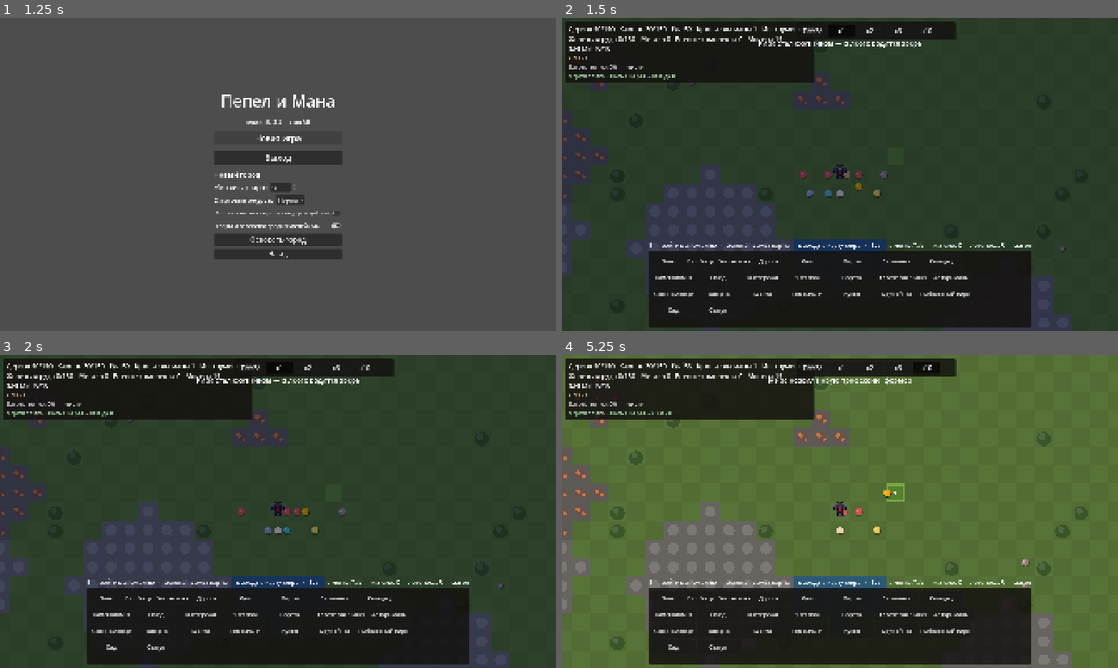
Above: before the commit, frames 1-4 (two rows, left to right).
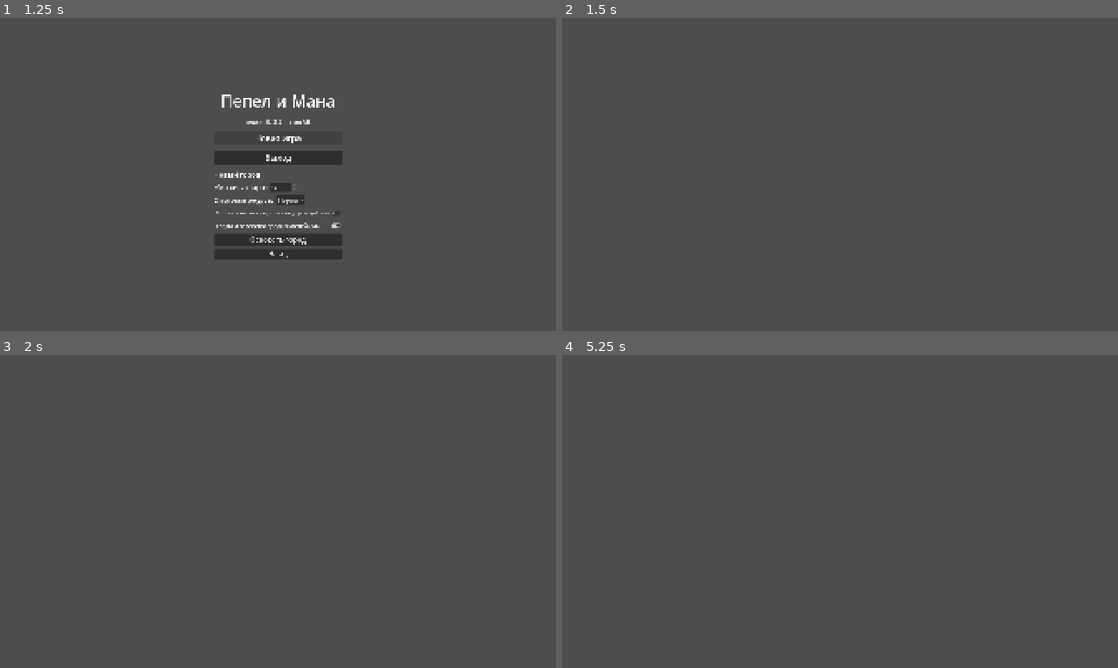
Above: after the commit, the same moments.

Repository: SDVGames-Studio/pepel-i-mana
Game: Godot game, scene res://scenes/main_menu.tscn
The game is run twice, just before and just after one commit, with the same random seed, the same clock (stepped at 60 frames per second) and the same inputs.
Inputs (mouse positions are in pixels of both pictures, inside the frame that each line leads up to):
- Up to frame 1 (1.25 s): click "Новая игра" at 0.5 s
- Up to frame 2 (1.5 s): click "Основать город" at 1.25 s
- Up to frame 3 (2 s): no input
- Up to frame 4 (5.25 s): click (812, 367) at 2 s, where only the run before the commit has a clickable "ПАУЗА"; click (840, 367) at 2.75 s, where only the run before the commit has a clickable "x1"; click (867, 367) at 3.5 s, where only the run before the commit has a clickable "x2"; click (895, 367) at 4.25 s, where only the run before the commit has a clickable "x3"; click (928, 367) at 5 s, where only the run before the commit has a clickable "x10"

Frame 1 is identical in both runs. In frame 2, 98% of the frame differs, in the area x 0-100%, y 0-100%; in frame 3, 93%; in frame 4, 98%.
Error after the commit: Parse Error: Cannot infer the type of "cx" variable because the value doesn't have a set type. (res://scripts/city_terrain.gd:28)

Commit message:
M9: город в спрайтах — 20 зданий (Blender-генератор 32x32), жители-профессии с бобингом и флипом, животные, рейдеры, кучи ресурсов, деревья/скалы/руда; статический слой ландшафта (city_terrain) — террейн рисуется один раз, не каждый кадр

Diff:
--- a/data/city.json
+++ b/data/city.json
@@ -138,44 +138,44 @@
 		}
 	},
 	"professions": [
-		{"id": "builder", "loc": "prof.builder", "color": "#d9a066"},
-		{"id": "farmer", "loc": "prof.farmer", "color": "#8bc34a"},
-		{"id": "lumberjack", "loc": "prof.lumberjack", "color": "#a1887f"},
-		{"id": "crafter", "loc": "prof.crafter", "color": "#90a4ae"},
-		{"id": "guard", "loc": "prof.guard", "color": "#ef5350"},
-		{"id": "acolyte", "loc": "prof.acolyte", "color": "#ba68c8"},
-		{"id": "healer", "loc": "prof.healer", "color": "#4db6ac"},
-		{"id": "elder", "loc": "prof.elder", "color": "#ffd54f"},
-		{"id": "bartender", "loc": "prof.bartender", "color": "#ffb300"},
-		{"id": "miner", "loc": "prof.miner", "color": "#b0bec5"},
-		{"id": "smelter", "loc": "prof.smelter", "color": "#ff8a65"},
-		{"id": "smith", "loc": "prof.smith", "color": "#f48fb1"},
-		{"id": "armorer", "loc": "prof.armorer", "color": "#ce93d8"},
-		{"id": "hunter", "loc": "prof.hunter", "color": "#a1887f"},
-		{"id": "porter", "loc": "prof.porter", "color": "#ffe0b2"},
-		{"id": "fisher", "loc": "prof.fisher", "color": "#4dd0e1"}
+		{"id": "builder", "sprite": "k:88", "loc": "prof.builder", "color": "#d9a066"},
+		{"id": "farmer", "sprite": "k:85", "loc": "prof.farmer", "color": "#8bc34a"},
+		{"id": "lumberjack", "sprite": "k:87", "loc": "prof.lumberjack", "color": "#a1887f"},
+		{"id": "crafter", "sprite": "k:86", "loc": "prof.crafter", "color": "#90a4ae"},
+		{"id": "guard", "sprite": "k:96", "loc": "prof.guard", "color": "#ef5350"},
+		{"id": "acolyte", "sprite": "k:84", "loc": "prof.acolyte", "color": "#ba68c8"},
+		{"id": "healer", "sprite": "k:100", "loc": "prof.healer", "color": "#4db6ac"},
+		{"id": "elder", "sprite": "k:99", "loc": "prof.elder", "color": "#ffd54f"},
+		{"id": "bartender", "sprite": "k:112", "loc": "prof.bartender", "color": "#ffb300"},
+		{"id": "miner", "sprite": "k:97", "loc": "prof.miner", "color": "#b0bec5"},
+		{"id": "smelter", "sprite": "b:smelter", "sprite": "k:86", "loc": "prof.smelter", "color": "#ff8a65"},
+		{"id": "smith", "sprite": "k:98", "loc": "prof.smith", "color": "#f48fb1"},
+		{"id": "armorer", "sprite": "k:96", "loc": "prof.armorer", "color": "#ce93d8"},
+		{"id": "hunter", "sprite": "k:112", "loc": "prof.hunter", "color": "#a1887f"},
+		{"id": "porter", "sprite": "k:98", "loc": "prof.porter", "color": "#ffe0b2"},
+		{"id": "fisher", "sprite": "k:85", "loc": "prof.fisher", "color": "#4dd0e1"}
 	],
 	"buildings": [
-		{"id": "house", "loc": "bld.house", "desc": "bld.desc.house", "color": "#c78d5b", "cost": {"wood": 15}, "build_work": 20, "effect": "pop", "district": "living"},
-		{"id": "farm", "loc": "bld.farm", "desc": "bld.desc.farm", "color": "#7cb342", "cost": {"wood": 10}, "build_work": 20, "worker": "farmer", "produce": {"res": "food", "per_day": 16}, "district": "work"},
-		{"id": "sawmill", "loc": "bld.sawmill", "desc": "bld.desc.sawmill", "color": "#8d6e63", "cost": {"wood": 5, "stone": 5}, "place": "forest", "build_work": 25, "worker": "lumberjack", "produce": {"res": "wood", "per_day": 6}, "district": "work"},
-		{"id": "well", "loc": "bld.well", "desc": "bld.desc.well", "color": "#4fc3f7", "cost": {"stone": 10}, "build_work": 15, "effect": "sleep", "district": "living"},
-		{"id": "quarry", "loc": "bld.quarry", "desc": "bld.desc.quarry", "color": "#757575", "cost": {"wood": 10}, "place": "rock", "build_work": 25, "worker": "miner", "produce": {"res": "stone", "per_day": 6}, "district": "work"},
-		{"id": "warehouse", "loc": "bld.warehouse", "desc": "bld.desc.warehouse", "color": "#ffb74d", "cost": {"wood": 15, "stone": 5}, "build_work": 25, "effect": "storage", "district": "work"},
-		{"id": "workshop", "loc": "bld.workshop", "desc": "bld.desc.workshop", "color": "#78909c", "cost": {"wood": 10, "stone": 10}, "build_work": 30, "worker": "crafter", "produce": {"res": "tools", "per_day": 3, "inputs": {"wood": 2, "stone": 2}}, "district": "work"},
-		{"id": "wall", "loc": "bld.wall", "desc": "bld.desc.wall", "color": "#9e9e9e", "cost": {"wood": 3}, "build_work": 5, "effect": "wall", "district": "work"},
-		{"id": "gate", "loc": "bld.gate", "desc": "bld.desc.gate", "color": "#c9a227", "cost": {"wood": 8, "stone": 2}, "build_work": 15, "effect": "gate", "district": "work"},
-		{"id": "tower", "loc": "bld.tower", "desc": "bld.desc.tower", "color": "#e57373", "cost": {"wood": 10, "stone": 15}, "build_work": 30, "worker": "guard", "effect": "guard", "district": "work"},
-		{"id": "altar", "loc": "bld.altar", "desc": "bld.desc.altar", "color": "#ce93d8", "cost": {"stone": 10, "crystal": 2}, "build_work": 30, "worker": "acolyte", "effect": "altar", "district": "work"},
-		{"id": "healer_hut", "loc": "bld.healer_hut", "desc": "bld.desc.healer_hut", "color": "#80cbc4", "cost": {"wood": 10}, "build_work": 20, "worker": "healer", "effect": "heal", "district": "work"},
-		{"id": "tavern", "loc": "bld.tavern", "desc": "bld.desc.tavern", "color": "#d4a017", "cost": {"wood": 20, "stone": 10}, "build_work": 30, "worker": "bartender", "effect": "tavern", "district": "work"},
-		{"id": "mine", "loc": "bld.mine", "desc": "bld.desc.mine", "color": "#8d6e63", "cost": {"wood": 12}, "build_work": 30, "worker": "miner", "produce": {"res": "iron", "per_day": 4, "res2": "stone", "per_day2": 4}, "place": "ore", "district": "work"},
-		{"id": "smelter", "loc": "bld.smelter", "desc": "bld.desc.smelter", "color": "#ff7043", "cost": {"stone": 15, "wood": 5}, "build_work": 35, "worker": "smelter", "produce": {"res": "metal", "per_day": 3, "inputs": {"iron": 2}}, "district": "work"},
-		{"id": "forge", "loc": "bld.forge", "desc": "bld.desc.forge", "color": "#e57373", "cost": {"stone": 15, "wood": 10}, "build_work": 35, "worker": "smith", "produce": {"res": "tools", "per_day": 4, "inputs": {"metal": 1}}, "district": "work"},
-		{"id": "armory", "loc": "bld.armory", "desc": "bld.desc.ar …(222 unchanged characters)…
-		{"id": "pier", "loc": "bld.pier", "desc": "bld.desc.pier", "color": "#4dd0e1", "cost": {"wood": 12}, "build_work": 25, "worker": "fisher", "produce": {"res": "food", "per_day": 10}, "place": "water", "district": "work"},
-		{"id": "garden", "loc": "bld.garden", "desc": "bld.desc.garden", "color": "#66bb6a", "cost": {"wood": 8}, "build_work": 15, "effect": "decor", "mood": 5, "district": "living"},
-		{"id": "statue", "loc": "bld.statue", "desc": "bld.desc.statue", "color": "#b0b0b0", "cost": {"stone": 12}, "build_work": 20, "effect": "decor", "mood": 8, "district": "living"}
+		{"id": "house", "sprite": "b:house", "loc": "bld.house", "desc": "bld.desc.house", "color": "#c78d5b", "cost": {"wood": 15}, "build_work": 20, "effect": "pop", "district": "living"},
+		{"id": "farm", "sprite": "b:farm", "loc": "bld.farm", "desc": "bld.desc.farm", "color": "#7cb342", "cost": {"wood": 10}, "build_work": 20, "worker": "farmer", "produce": {"res": "food", "per_day": 16}, "district": "work"},
+		{"id": "sawmill", "sprite": "b:sawmill", "loc": "bld.sawmill", "desc": "bld.desc.sawmill", "color": "#8d6e63", "cost": {"wood": 5, "stone": 5}, "place": "forest", "build_work": 25, "worker": "lumberjack", "produce": {"res": "wood", "per_day": 6}, "district": "work"},
+		{"id": "well", "sprite": "b:well", "loc": "bld.well", "desc": "bld.desc.well", "color": "#4fc3f7", "cost": {"stone": 10}, "build_work": 15, "effect": "sleep", "district": "living"},
+		{"id": "quarry", "sprite": "b:quarry", "loc": "bld.quarry", "desc": "bld.desc.quarry", "color": "#757575", "cost": {"wood": 10}, "place": "rock", "build_work": 25, "worker": "miner", "produce": {"res": "stone", "per_day": 6}, "district": "work"},
+		{"id": "warehouse", "sprite": "b:warehouse", "loc": "bld.warehouse", "desc": "bld.desc.warehouse", "color": "#ffb74d", "cost": {"wood": 15, "stone": 5}, "build_work": 25, "effect": "storage", "district": "work"},
+		{"id": "workshop", "sprite": "b:workshop", "loc": "bld.workshop", "desc": "bld.desc.workshop", "color": "#78909c", "cost": {"wood": 10, "stone": 10}, "build_work": 30, "worker": "crafter", "produce": {"res": "tools", "per_day": 3, "inputs": {"wood": 2, "stone": 2}}, "district": "work"},
+		{"id": "wall", "sprite": "b:wall", "loc": "bld.wall", "desc": "bld.desc.wall", "color": "#9e9e9e", "cost": {"wood": 3}, "build_work": 5, "effect": "wall", "district": "work"},
+		{"id": "gate", "sprite": "b:gate", "loc": "bld.gate", "desc": "bld.desc.gate", "color": "#c9a227", "cost": {"wood": 8, "stone": 2}, "build_work": 15, "effect": "gate", "district": "work"},
+		{"id": "tower", "sprite": "b:tower", "loc": "bld.tower", "desc": "bld.desc.tower", "color": "#e57373", "cost": {"wood": 10, "stone": 15}, "build_work": 30, "worker": "guard", "effect": "guard", "district": "work"},
+		{"id": "altar", "sprite": "b:altar", "loc": "bld.altar", "desc": "bld.desc.altar", "color": "#ce93d8", "cost": {"stone": 10, "crystal": 2}, "build_work": 30, "worker": "acolyte", "effect": "altar", "district": "work"},
+		{"id": "healer_hut", "sprite": "b:healer_hut", "loc": "bld.healer_hut", "desc": "bld.desc.healer_hut", "color": "#80cbc4", "cost": {"wood": 10}, "build_work": 20, "worker": "healer", "effect": "heal", "district": "work"},
+		{"id": "tavern", "sprite": "b:tavern", "loc": "bld.tavern", "desc": "bld.desc.tavern", "color": "#d4a017", "cost": {"wood": 20, "stone": 10}, "build_work": 30, "worker": "bartender", "effect": "tavern", "district": "work"},
+		{"id": "mine", "sprite": "b:mine", "loc": "bld.mine", "desc": "bld.desc.mine", "color": "#8d6e63", "cost": {"wood": 12}, "build_work": 30, "worker": "miner", "produce": {"res": "iron", "per_day": 4, "res2": "stone", "per_day2": 4}, "place": "ore", "district": "work"},
+		{"id": "smelter", "sprite": "b:smelter", "sprite": "k:86", "loc": "bld.smelter", "desc": "bld.desc.smelter", "color": "#ff7043", "cost": {"stone": 15, "wood": 5}, "build_work": 35, "worker": "smelter", "produce": {"res": "metal", "per_day": 3, "inputs": {"iron": 2}}, "district": "work"},
+		{"id": "forge", "sprite": "b:forge", "loc": "bld.forge", "desc": "bld.desc.forge", "color": "#e57373", "cost": {"stone": 15, "wood": 10}, "build_work": 35, "worker": "smith", "produce": {"res": "tools", "per_day": 4, "inputs": {"metal": 1}}, "district": "work"},
+		{"id": "armory", "sprite": "b:armory", "loc": "bld.armory", "desc": "bld.desc.ar …(222 unchanged characters)…
+		{"id": "pier", "sprite": "b:pier", "loc": "bld.pier", "desc": "bld.desc.pier", "color": "#4dd0e1", "cost": {"wood": 12}, "build_work": 25, "worker": "fisher", "produce": {"res": "food", "per_day": 10}, "place": "water", "district": "work"},
+		{"id": "garden", "sprite": "b:garden", "loc": "bld.garden", "desc": "bld.desc.garden", "color": "#66bb6a", "cost": {"wood": 8}, "build_work": 15, "effect": "decor", "mood": 5, "district": "living"},
+		{"id": "statue", "sprite": "b:statue", "loc": "bld.statue", "desc": "bld.desc.statue", "color": "#b0b0b0", "cost": {"stone": 12}, "build_work": 20, "effect": "decor", "mood": 8, "district": "living"}
 	],
 	"loot_to_pool": {
 		"stone_chip": "stone",
--- a/scripts/city.gd
+++ b/scripts/city.gd
@@ -41,6 +41,10 @@
 	map = sim.map
 	cfg = _read_json(CITY_CFG_PATH)
 	view = load(VIEW_SCRIPT).new()
+	# статический ландшафт — отдельным слоем под динамикой (M9, 60 FPS)
+	var terrain: Node2D = load("res://scripts/city_terrain.gd").new()
+	terrain.setup(map, cfg)
+	add_child(terrain)
 	view.setup(map, sim, cfg)
 	view.city = self
 	view.enchant_colors = _enchant_colors()
--- a/scripts/city_sim.gd
+++ b/scripts/city_sim.gd
@@ -1486,10 +1486,13 @@
 		else:
 			pos += to_next / dist * step
 			step = 0.0
+		if absf(to_next.x) > 2.0:
+			r["dir"] = "left" if to_next.x < 0.0 else "right"
 	r["pos"] = pos
 	r["path"] = path
 	# протоптанная тропа (M6): сколько прошёл — столько износа оставил
 	var moved := step_total - step
+	r["moving"] = moved > 0.05
 	if moved > 0.0:
 		map.add_wear(map.tile_of_px(pos), moved / float(map.ts) * float(cfg.get("roads", {}).get("wear_per_tile", 1.0)))
 
--- /dev/null
+++ b/scripts/city_terrain.gd
@@ -0,0 +1,43 @@
+extends Node2D
+const Assets := preload("res://scripts/assets.gd")
+## Статический слой города (M9): ландшафт (трава/вода/скалы/руда/лес) не меняется
+## в течение игры — рисуется один раз вместо перерисовки ~2800 тайлов каждый кадр.
+
+var map = null
+var colors: Dictionary = {}
+
+
+func setup(city_map, city_cfg: Dictionary) -> void:
+	map = city_map
+	var c: Dictionary = city_cfg["colors"]
+	for key in c:
+		colors[key] = Color(String(c[key]))
+	queue_redraw()
+
+
+func _draw() -> void:
+	if map == null:
+		return
+	var grass: Color = colors["grass"]
+	var grass_alt: Color = colors["grass_alt"]
+	for y in map.h:
+		for x in map.w:
+			var tile: int = map.grid[y][x]
+			var rect := Rect2(x * map.ts, y * map.ts, map.ts, map.ts)
+			var base := grass if (x + y) % 2 == 0 else grass_alt
+			var cx := x * map.ts + map.ts / 2.0
+			var cy := y * map.ts + map.ts / 2.0
+			match tile:
+				map.TILE_GRASS:
+					draw_rect(rect, base)
+				map.TILE_WATER:
+					draw_rect(rect, colors["water"])
+				map.TILE_ROCK:
+					draw_rect(rect, base)
+					Assets.draw_ref(self, "img:rock", Vector2(cx, cy + 2), float(map.ts))
+				map.TILE_ORE:
+					draw_rect(rect, base)
+					Assets.draw_ref(self, "img:ore", Vector2(cx, cy + 2), float(map.ts))
+				map.TILE_TREE:
+					draw_rect(rect, base)
+					Assets.draw_ref(self, "img:tree", Vector2(cx, cy + 2), float(map.ts) * 1.25)
--- a/scripts/city_view.gd
+++ b/scripts/city_view.gd
@@ -1,4 +1,5 @@
 extends Node2D
+const Assets := preload("res://scripts/assets.gd")
 ## Отрисовка города (M2): тайлы ландшафта, аномалия, здания/стройплощадки,
 ## жители, призрак стройки. Цветные примитивы — пиксель-арт в M8.
 ## M6: дороги, зоны с прогрессом обустройства, кучи ресурсов у зданий,
@@ -17,7 +18,9 @@
 var drag_to := Vector2i(-1, -1)
 
 var _prof_colors: Dictionary = {}
+var _prof_sprites: Dictionary = {}
 var _bld_colors: Dictionary = {}
+var _bld_sprites: Dictionary = {}
 var _zone_colors: Dictionary = {}
 var city = null                 # сцена города — для проверки цели зачарования (неглубокая ссылка)
 
@@ -26,6 +29,11 @@
 	"wood": Color("#8d6e63"), "stone": Color("#9e9e9e"), "food": Color("#8bc34a"),
 	"iron": Color("#b0684a"), "metal": Color("#cfd8dc"), "tools": Color("#78909c"),
 	"kits": Color("#ffb74d"), "crystal": Color("#b46ee0"),
+}
+# спрайты куч (M9): мешок/брёвна/камень — по главному ресурсу
+const PILE_SPRITES := {
+	"wood": "k:75", "stone": "k:102", "food": "k:126", "iron": "k:102",
+	"metal": "k:102", "tools": "k:104", "kits": "k:103", "crystal": "k:116",
 }
 
 
@@ -37,8 +45,10 @@
 		colors[key] = Color(String(c[key]))
 	for prof in city_cfg["professions"]:
 		_prof_colors[String(prof["id"])] = Color(String(prof["color"]))
+		_prof_sprites[String(prof["id"])] = String(prof.get("sprite", ""))
 	for b in city_cfg["buildings"]:
 		_bld_colors[String(b["id"])] = Color(String(b["color"]))
+		_bld_sprites[String(b["id"])] = String(b.get("sprite", ""))
 	for t in city_cfg.get("zones", {}).get("types", {}):
 		_zone_colors[String(t)] = Color(String(city_cfg["zones"]["types"][t]["color"]))
 	queue_redraw()
@@ -47,7 +57,7 @@
 func _draw() -> void:
 	if map == null:
 		return
-	_draw_terrain()
+	# ландшафт рисует отдельный статический слой city_terrain.gd (M9)
 	_draw_zones()
 	_draw_roads()
 	_draw_anomaly()
@@ -60,13 +70,12 @@
 	_draw_ghost()
 
 
-## Дикие животные (M5.1): цель охотника.
+## Дикие животные (M5.1): цель охотника — спрайт грызуна (M9).
 func _draw_animals() -> void:
 	for a in sim.animals:
 		var pos: Vector2 = a["pos"]
-		draw_circle(pos + Vector2(1, 2), 5.0, Color(0, 0, 0, 0.3))
-		draw_circle(pos, 5.0, Color("#8d6e63"))
-		draw_circle(pos + Vector2(-1.5, -1.5), 1.8, Color(1, 1, 1, 0.5))
+		var phase := float(pos.x * 1.1 + pos.y * 0.7) + Time.get_ticks_msec() / 110.0
+		Assets.draw_ref(self, "k:123", pos + Vector2(0, -absf(sin(phase)) * 1.5), 18.0)
 
 
 ## Зоны (M6): заливка по типу, прогресс обустройства в незаполненных клетках.
@@ -113,7 +122,7 @@
 		draw_circle(rect.position + Vector2(map.ts * 0.65, map.ts * 0.65), 1.6, col.lightened(0.15))
 
 
-## Кучи ресурсов у зданий (M6): добычу видно глазами.
+## Кучи ресурсов у зданий (M6): добычу видно глазами — спрайт главного ресурса.
 func _draw_piles() -> void:
 	for b in sim.buildings:
 		if not bool(b["done"]) or not (b as Dictionary).has("pile"):
@@ -129,39 +138,10 @@
 				key = String(k)
 		if total < 0.5:
 			continue
-		var corner: Vector2 = Vector2(b["tile"]) * map.ts + Vector2(map.ts * 0.72, map.ts * 0.78)
-		var rad := 2.5 + minf(6.0, total / 3.0)
-		var col: Color = _pile_colors.get(key, Color(0.8, 0.8, 0.8))
-		draw_circle(corner + Vector2(1, 2), rad, Color(0, 0, 0, 0.3))
-		draw_circle(corner, rad, col)
-		draw_circle(corner + Vector2(-rad * 0.3, -rad * 0.35), rad * 0.4, col.lightened(0.2))
-
-
-func _draw_terrain() -> void:
-	var grass: Color = colors["grass"]
-	var grass_alt: Color = colors["grass_alt"]
-	for y in map.h:
-		for x in map.w:
-			var tile: int = map.grid[y][x]
-			var rect := Rect2(x * map.ts, y * map.ts, map.ts, map.ts)
-			match tile:
-				map.TILE_GRASS:
-					draw_rect(rect, grass if (x + y) % 2 == 0 else grass_alt)
-				map.TILE_WATER:
-					draw_rect(rect, colors["water"])
-				map.TILE_ROCK:
-					draw_rect(rect, colors["rock"])
-					draw_circle(_center(x, y), map.ts * 0.3, colors["rock"].lightened(0.15))
-				map.TILE_ORE:
-					# рудная жила: скала с ржавыми вкраплениями железа (M5.1)
-					draw_rect(rect, colors["rock"].darkened(0.1))
-					draw_circle(_center(x, y), map.ts * 0.3, Color("#8d6e63").darkened(0.2))
-					draw_circle(_center(x, y) + Vector2(-4, -3), map.ts * 0.12, Color("#e07a3f"))
-					draw_circle(_center(x, y) + Vector2(5, 4), map.ts * 0.09, Color("#e07a3f"))
-				map.TILE_TREE:
-					draw_rect(rect, grass if (x + y) % 2 == 0 else grass_alt)
-					draw_circle(_center(x, y) + Vector2(0, 3), map.ts * 0.38, colors["tree"])
-					draw_circle(_center(x, y) + Vector2(-3, -1), map.ts * 0.18, colors["tree"].lightened(0.12))
+		var corner: Vector2 = Vector2(b["tile"]) * map.ts + Vector2(map.ts * 0.78, map.ts * 0.88)
+		var size := 8.0 + minf(10.0, total / 3.0)
+		var tint: Color = _pile_colors.get(key, Color(0.8, 0.8, 0.8)).lightened(0.25)
+		Assets.draw_ref(self, PILE_SPRITES.get(key, "k:73"), corner, size, false, tint)
 
 
 func _draw_anomaly() -> void:
@@ -218,15 +198,17 @@
 			var work: float = _build_work(String(b["type"]))
 			var frac := clampf(float(b["progress"]) / work, 0.0, 1.0) if work > 0.0 else 0.0
 			draw_rect(Rect2(rect.position + Vector2(4, map.ts - 9), Vector2((map.ts - 8) * frac, 5)), Color("#ffe082"))
-		elif String(b["type"]) == "wall":
-			draw_rect(rect, col.darkened(0.25))
-			draw_rect(rect.grow(-2), col, false, 2.0)
 		else:
-			draw_rect(rect, col)
-			draw_rect(rect.grow(-4), col.darkened(0.25))
+			# спрайт здания (M9): ссылка b:<id> из city.json -> buildings
+			var ref: String = _bld_sprites.get(String(b["type"]), "")
+			if ref != "":
+				Assets.draw_ref(self, ref, rect.get_center(), float(map.ts))
+			else:
+				draw_rect(rect, col)
+				draw_rect(rect.grow(-4), col.darkened(0.25))
 			# точка-работник: занятое здание подсвечено
 			if int(b["worker"]) > 0:
-				draw_circle(rect.get_center(), 3.0, Color(1, 1, 1, 0.85))
+				draw_circle(rect.get_center() + Vector2(0, -map.ts * 0.38), 2.5, Color(1, 1, 1, 0.9))
 		# зачарование: рамка цветом эффекта (M3)
 		if String(b.get("enchant", "")) != "":
 			var ecol: Color = enchant_colors.get(String(b["enchant"]), Color(0.8, 0.8, 1.0))
@@ -245,15 +227,20 @@
 			draw_rect(Rect2(rect.position + Vector2(4, -7), Vector2((map.ts - 8) * frac2, 4)), Color("#8bc34a"))
 
 
-## Мутанты-рейдеры (M5): круг с полоской здоровья, как враги данжа.
+## Мутанты-рейдеры (M5): спрайты данжевых мутантов (M9), полоска здоровья.
 func _draw_raiders() -> void:
+	var refs := {"mutant": "k:108", "brute": "k:109", "spitter": "k:110"}
 	for r in sim.raiders:
 		var pos: Vector2 = r["pos"]
 		var rad := float(r["p"]["radius"])
-		var col := Color(String(r["p"]["color"]))
-		draw_circle(pos + Vector2(1, 2), rad, Color(0, 0, 0, 0.3))
-		draw_circle(pos, rad, col)
-		draw_circle(pos + Vector2(-1.5, -1.5), rad * 0.33, Color(1, 1, 1, 0.5))
+		var ref: String = refs.get(String(r["type"]), "k:108")
+		var size := rad * 2.8
+		var phase := pos.x * 0.9 + Time.get_ticks_msec() / 100.0
+		var vx := 0.0
+		var pth: PackedVector2Array = r.get("path", PackedVector2Array())
+		if not pth.is_empty():
+			vx = (pth[0] - pos).x
+		Assets.draw_ref(self, ref, pos + Vector2(0, -absf(sin(phase)) * 1.5), size, vx < -1.0, Color.WHITE)
 		if int(r["hp"]) < int(r["max_hp"]):
 			var frac := clampf(float(r["hp"]) / float(r["max_hp"]), 0.0, 1.0)
 			draw_rect(Rect2(pos + Vector2(-12, -rad - 8), Vector2(24, 4)), Color(0.15, 0.1, 0.1))
@@ -272,24 +259,33 @@
 
 
 func _draw_residents() -> void:
+	var child_ref := "k:88"  # рыжий мальчик — дети
 	for r in sim.residents:
 		var pos: Vector2 = r["pos"]
-		var col: Color = _prof_colors.get(String(r["prof"]), Color.WHITE)
-		var child := String(r["prof"]) == ""
-		var radius := 4.0 if child else 6.0
+		var prof := String(r["prof"])
+		var ref: String = _prof_sprites.get(prof, child_ref)
+		var child := prof == ""
+		var size := 20.0 if child else 26.0
+		var tint := Color.WHITE
 		var ail := String(r.get("ail", ""))
 		if ail == "sick":
-			col = Color("#9ccc65").darkened(0.25)
+			tint = Color(0.75, 0.95, 0.65)
 		elif ail == "wounded":
-			col = col.lerp(Color("#c62828"), 0.55)
+			tint = Color(1.0, 0.6, 0.6)
 		var sleeping: bool = r["state"] == "sleep" or r["state"] == "rest"
-		draw_circle(pos + Vector2(1, 2), radius, Color(0, 0, 0, 0.3))
-		draw_circle(pos, radius, col.darkened(0.35) if sleeping else col)
-		draw_circle(pos + Vector2(-1.5, -1.5), radius * 0.33, Color(1, 1, 1, 0.5))
-		# груз носильщика (M6): узел за плечами цвета ресурса
+		if sleeping:
+			tint = tint.darkened(0.35)
+		# бобинг ходьбы (M9): фаза от индекса, амплитуда только в движении
+		var moving: bool = bool(r.get("moving", true))
+		var phase := float(pos.x * 0.7 + pos.y * 1.3)
+		var bob := absf(sin(phase + Time.get_ticks_msec() / (1000.0 / 9.0))) * (2.0 if moving else 0.4)
+		Assets.draw_ref(self, ref, pos + Vector2(0, -bob), size,
+				String(r.get("dir", "")) == "left", tint)
+		# груз носильщика (M6): узел цвета ресурса
 		if float(r.get("carry", 0.0)) > 0.0:
 			var bag: Color = _pile_colors.get(String(r.get("carry_res", "")), Color(0.8, 0.7, 0.5))
-			draw_circle(pos + Vector2(radius + 2.0, -1.0), 3.0, bag)
+			draw_circle(pos + Vector2(11.0, -6.0 - bob), 4.0, bag.darkened(0.1))
+			draw_circle(pos + Vector2(10.0, -7.0 - bob), 2.0, bag.lightened(0.15))
 
 
 func _draw_ghost() -> void:
Not shown, added: scripts/city_terrain.gd.uid
